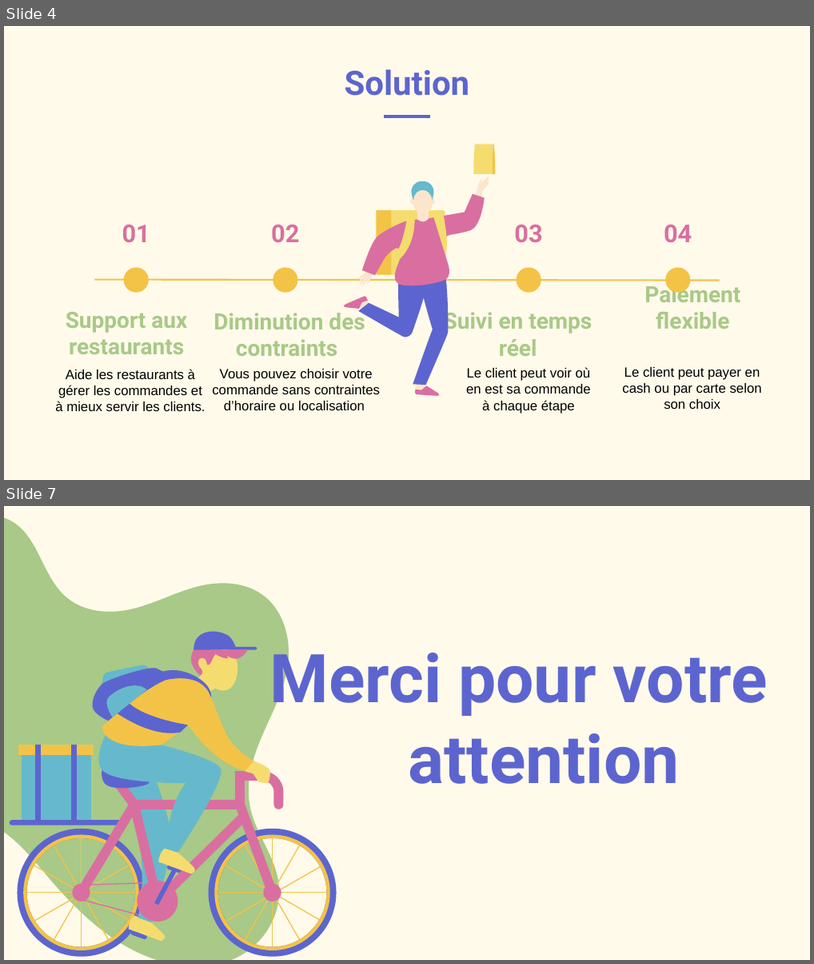
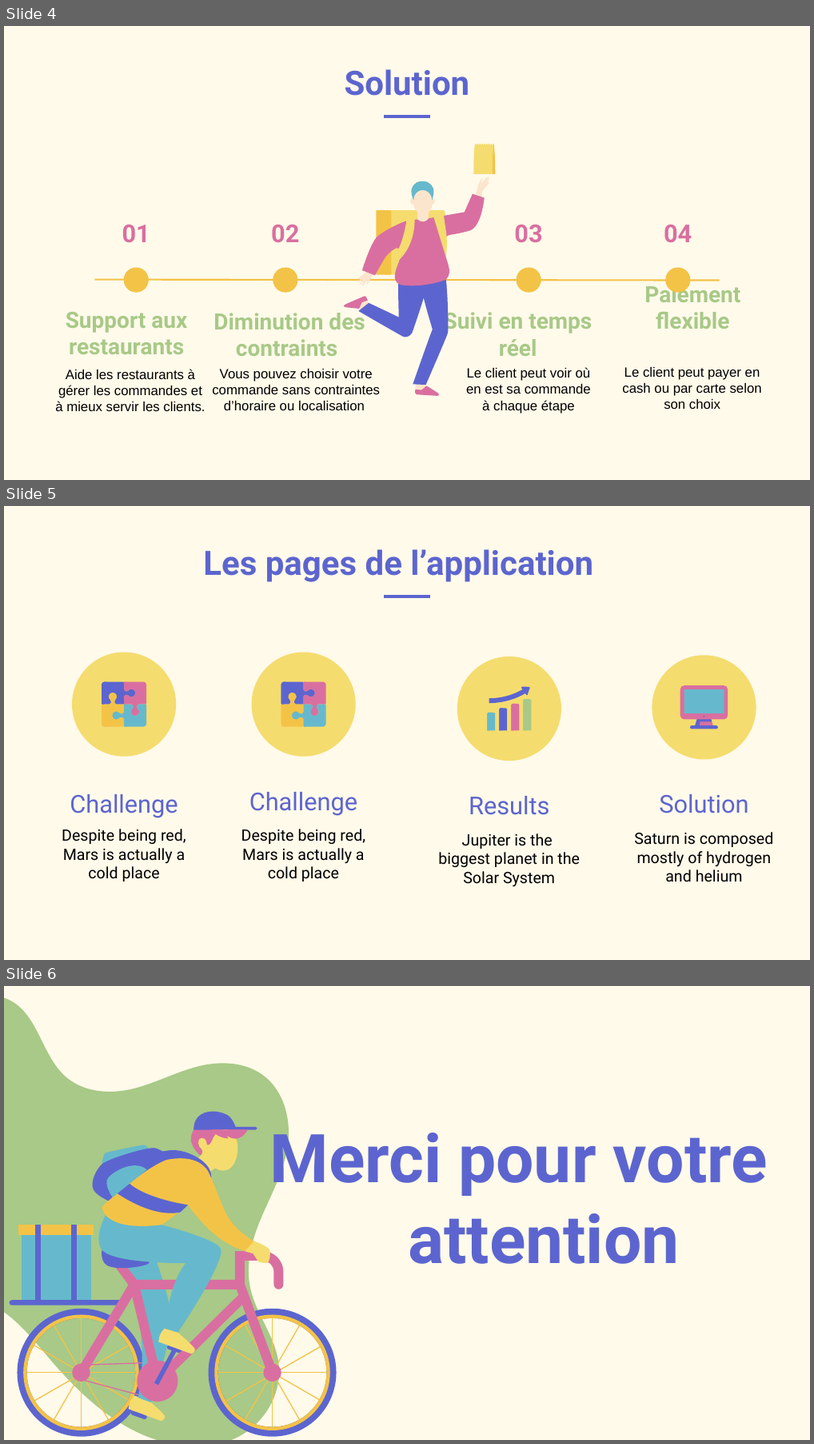
Before and after one commit to kerkazou/gestion_restauration_marhaba, a slide deck: Food Delivery App XL by Slidesgo.pptx. Shown one above the other, each under a label of ours: slides 4 and 7 before the commit, slides 4, 5 and 6 after it; the slides between them are not shown. The pictures are 814x964 and 814x1444 pixels, drawn with LibreOffice and Linux fonts; fonts in the diff are those of the drawing. Boxes give left, top, right and bottom in pixels: in the first picture for what was removed or moved away, otherwise in the second. Text is boxed around its words. In the diff, an @@ line names an element or a change of style, - is before the commit and + after.

```diff
--- a/Food Delivery App XL by Slidesgo.pptx
+++ b/Food Delivery App XL by Slidesgo.pptx
@@ slide 5 added at box(4, 506, 810, 960), background #FFFAEA; not listed: 1 template element that a slide beside it also shows @@
@@ title added at box(203, 549, 594, 582), 30 pt, text #5C65CF, bold @@
+Les pages de l’application
@@ ellipse added at box(72, 652, 176, 756), fill #F5DC6E @@
@@ ellipse added at box(251, 652, 355, 756), fill #F5DC6E @@
@@ ellipse added at box(457, 656, 562, 760), fill #F5DC6E @@
@@ ellipse added at box(652, 655, 756, 760), fill #F5DC6E @@
@@ group added at box(488, 687, 531, 730): 9 freeform shapes @@
@@ group added at box(102, 682, 146, 727): 14 freeform shapes @@
@@ group added at box(282, 682, 326, 727): 14 freeform shapes @@
@@ group added at box(681, 685, 728, 728): 7 freeform shapes @@
@@ title added at box(250, 792, 358, 816), 22 pt, text #5C65CF @@
+Challenge
@@ text added at box(70, 794, 178, 818), 22 pt, text #5C65CF @@
+Challenge
@@ title added at box(469, 796, 550, 815), 22 pt, text #5C65CF @@
+Results
@@ title added at box(659, 794, 749, 813), 22 pt, text #5C65CF @@
+Solution
@@ text added at box(62, 828, 186, 881), 14 pt, text #000000 @@
+Despite being red, Mars is actually a cold place
@@ subtitle added at box(242, 828, 366, 881), 14 pt, text #000000 @@
+Despite being red, Mars is actually a cold place
@@ subtitle added at box(438, 833, 580, 887), 14 pt, text #000000 @@
+Jupiter is the
+biggest planet in the Solar System
@@ subtitle added at box(634, 832, 774, 882), 14 pt, text #000000 @@
+Saturn is composed mostly of hydrogen and helium
@@ what was slide 7 is now slide 6 @@
```
Also in this commit, not shown: 2 slides changed, 87 other slides added, 2 slides removed, 3 other files.
